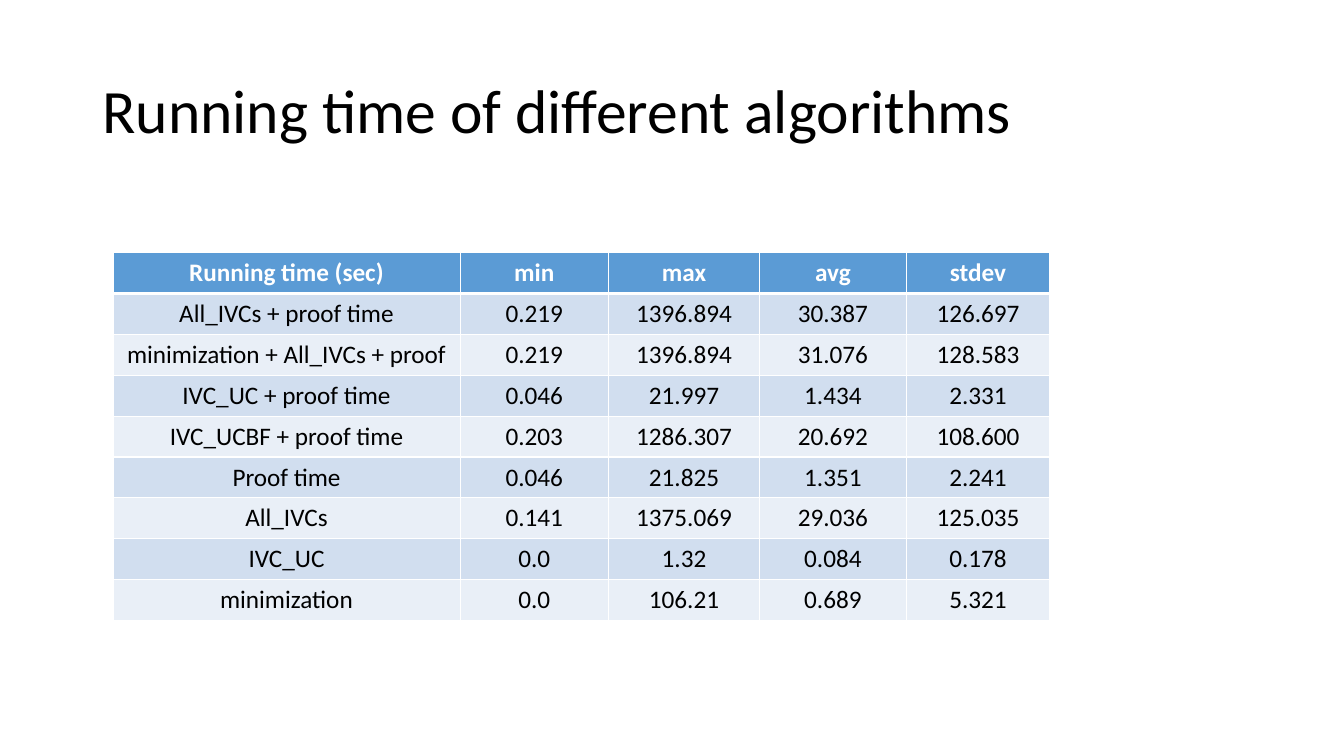
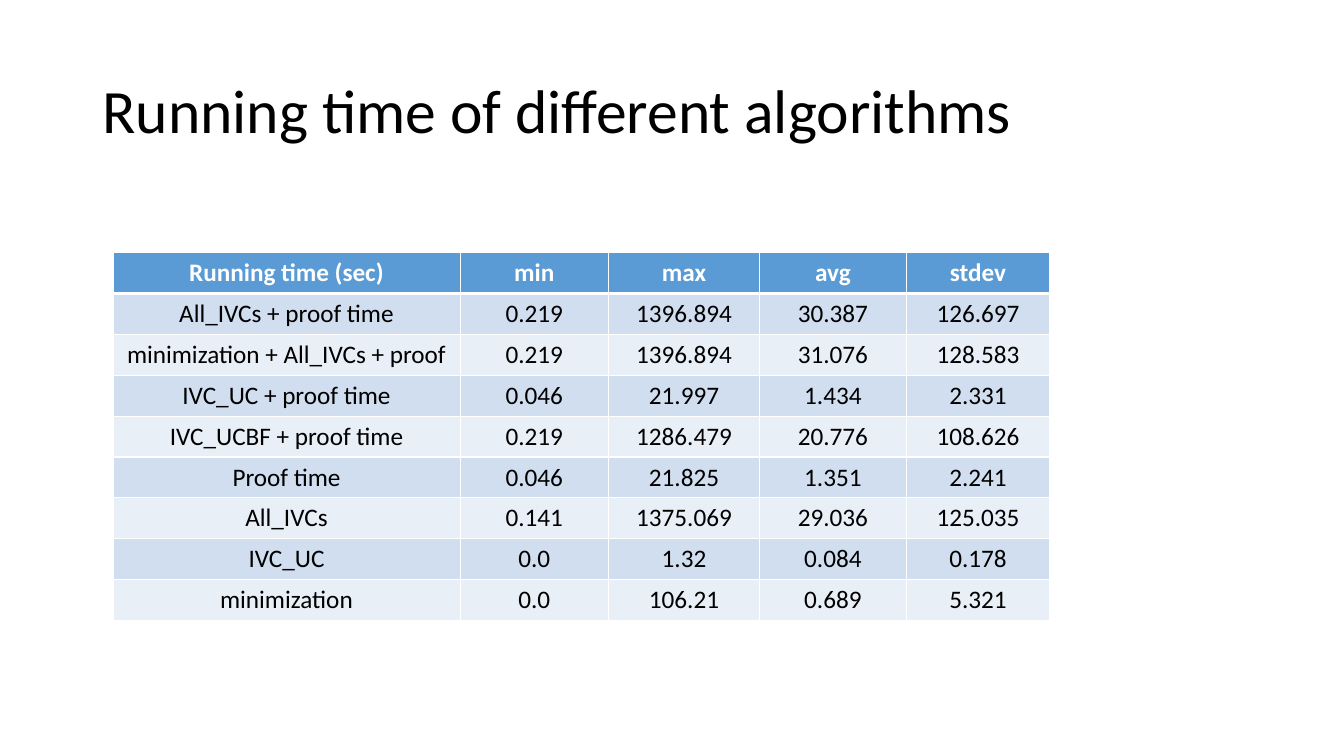
Before and after one commit to elaghs/Working, a slide deck: slide 5 of all_ivcs/experiments/experimental_results/Experimental Results.pptx. Drawn at 1344x756 pixels with LibreOffice and Linux fonts; fonts in the diff are those of the drawing. Boxes give left, top, right and bottom in pixels: in the first picture for what was removed or moved away, otherwise in the second. Text is boxed around its words. In the diff, an @@ line names an element or a change of style, - is before the commit and + after.

```diff
--- a/all_ivcs/experiments/experimental_results/Experimental Results.pptx
+++ b/all_ivcs/experiments/experimental_results/Experimental Results.pptx
@@ table at bbox=[113, 253, 1050, 621] @@
-row 5: IVC_UCBF + proof time | 0.203 | 1286.307 | 20.692 | 108.600
+row 5: IVC_UCBF + proof time | 0.219 | 1286.479 | 20.776 | 108.626
```
Also in this commit, not shown: 1 other slide changed, 29 other files.
